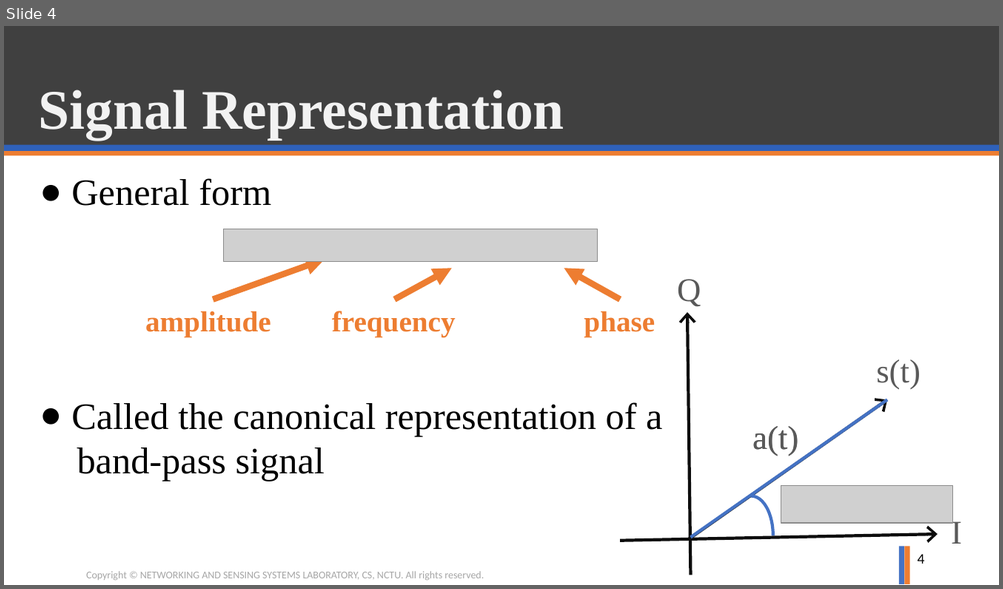
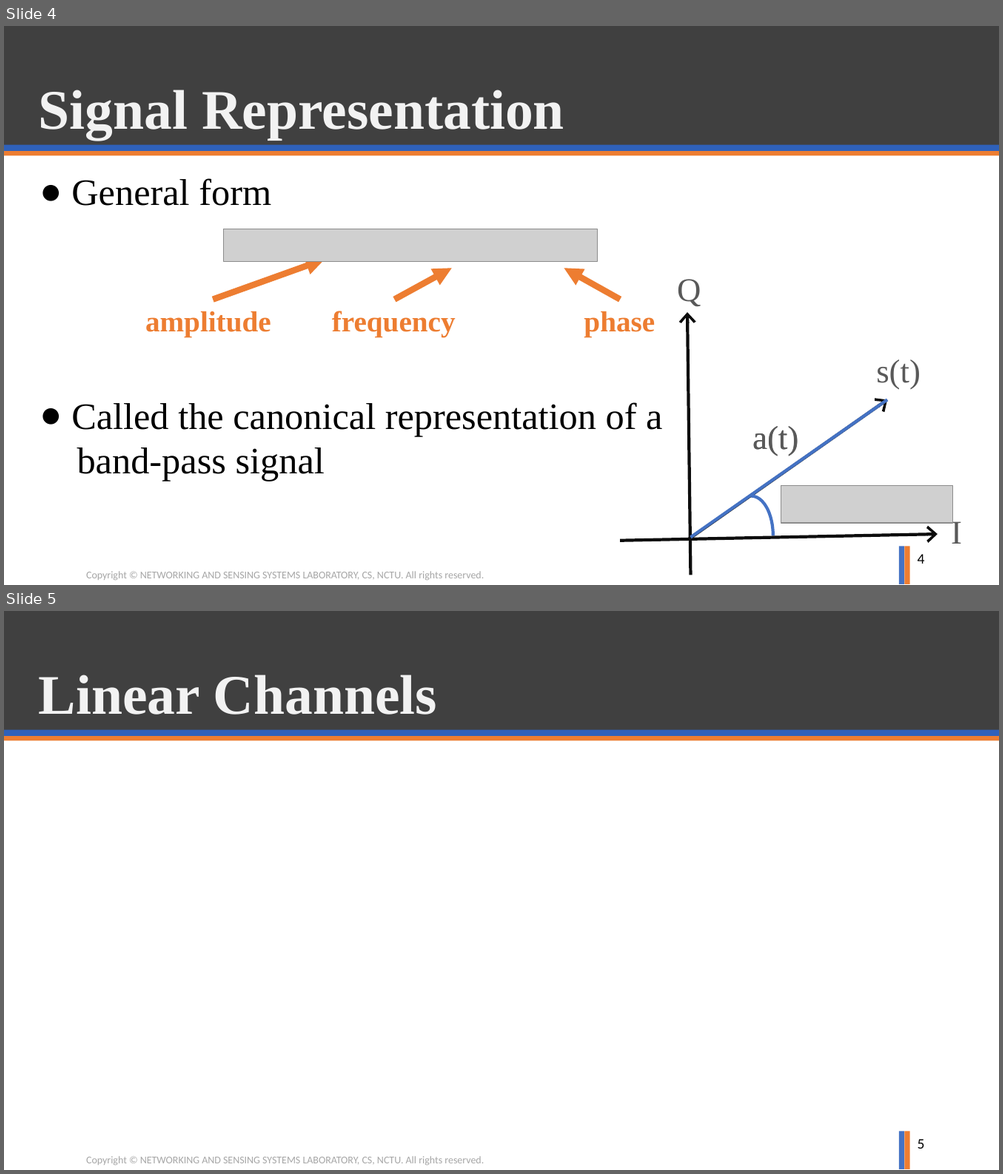
Before and after one commit to ghostkingwilly/Signal_Training_Freshman, a slide deck: Freshman_Training.pptx. Shown one above the other, each under a label of ours: slide 4 before the commit, slides 4 and 5 after it. The pictures are 1003x589 and 1003x1174 pixels, drawn with LibreOffice and Linux fonts; fonts in the diff are those of the drawing; grey boxes stand for pictures; background and template pictures are left out. Boxes give left, top, right and bottom in pixels: in the first picture for what was removed or moved away, otherwise in the second. Text is boxed around its words. In the diff, an @@ line names an element or a change of style, - is before the commit and + after.

Commit message:
Channel update

```diff
--- a/Freshman_Training.pptx
+++ b/Freshman_Training.pptx
@@ slide 5 added at bbox=[4, 611, 999, 1170], background #FFFFFF; not listed: 6 template elements that a slide beside it also shows @@
@@ title added at bbox=[39, 675, 437, 715], 54 pt, text #F2F2F2, bold @@
+Linear Channels
@@ page number added at bbox=[917, 1139, 925, 1149], 14 pt, text #000000 @@
+5
```
Also in this commit, not shown: 4 other slides added, 1 slide removed.
